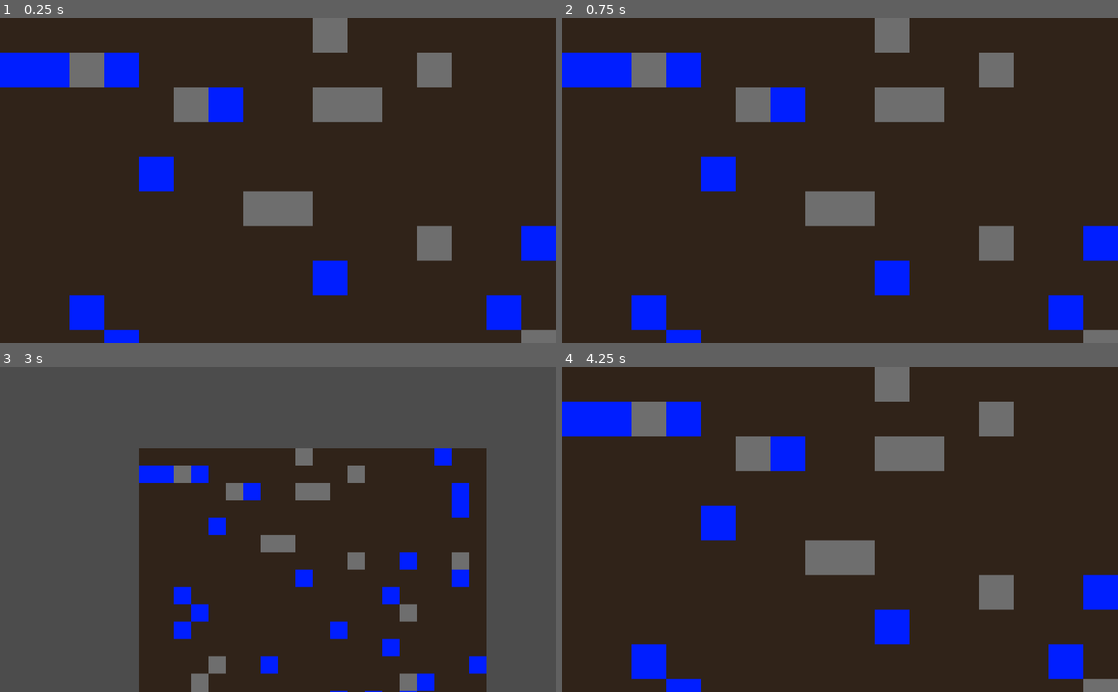
Above: before the commit, frames 1-4 (two rows, left to right).
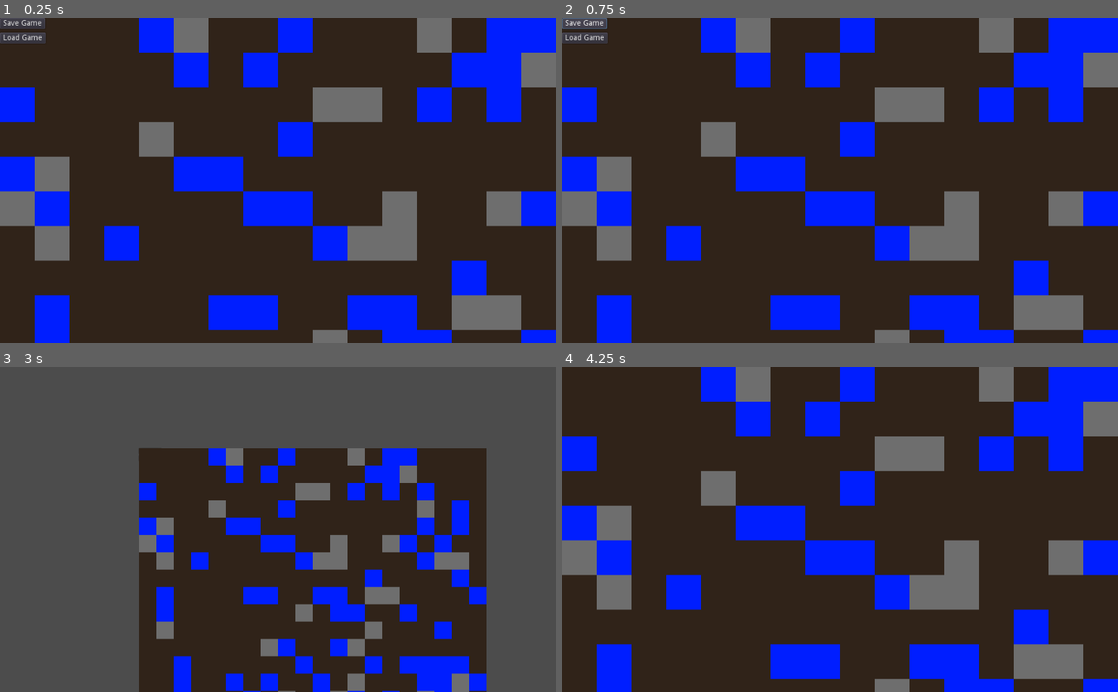
Above: after the commit, the same moments.

Repository: BigAwesome/SpringJam2D
Game: Godot game, scene res://scenes/game.tscn
Two runs of this game, one before a commit and one after it. Both use one fixed random seed, a clock stepped at 60 frames per second and the inputs below.
Inputs (mouse positions are in pixels of both pictures, inside the frame that each line leads up to):
- Up to frame 1 (0.25 s): no input
- Up to frame 2 (0.75 s): click (584, 24) at 0.5 s, where only the run after the commit has a clickable "Save Game"
- Up to frame 3 (3 s): click (22, 386) at 1.25 s, where only the run after the commit has a clickable "Load Game"; move the mouse to (400, 513) at 2.02 s; right-click (400, 513) at 2.1 s; click (400, 513) at 2.17 s; move the mouse to (166, 545) at 2.77 s; tap Mouse wheel down (mouse_wheel_down) at 2.85 s; click (166, 545) at 2.92 s
- Up to frame 4 (4.25 s): move the mouse to (895, 458) at 3.52 s; tap Mouse wheel up (mouse_wheel_up) at 3.6 s; click (895, 458) at 3.67 s

The runs differ from the first frame. In frame 1, 38% of the frame differs, in the area x 0-100%, y 0-100%; in frame 2, 38%; in frame 3, 17%; in frame 4, 37%.

Commit message:
basic map save feature

Diff:
--- a/nodes/map.tscn
+++ b/nodes/map.tscn
@@ -48,9 +48,8 @@
 2/z_index = 0
 
 [node name="Map" type="Node2D"]
+script = ExtResource( 1 )
 
 [node name="TileMap" type="TileMap" parent="."]
 tile_set = SubResource( 1 )
 format = 1
-script = ExtResource( 1 )
-difficulty = [ 3, 94, 3 ]
--- /dev/null
+++ b/nodes/menus/pause_menu.tscn
@@ -0,0 +1,22 @@
+[gd_scene load_steps=2 format=2]
+
+[ext_resource path="res://scripts/menus/pause_menu.gd" type="Script" id=1]
+
+[node name="PauseMenu" type="Control"]
+anchor_right = 1.0
+anchor_bottom = 1.0
+script = ExtResource( 1 )
+
+[node name="SaveButton" type="Button" parent="."]
+margin_right = 12.0
+margin_bottom = 20.0
+text = "Save Game"
+
+[node name="LoadButton" type="Button" parent="."]
+margin_top = 27.0
+margin_right = 84.0
+margin_bottom = 47.0
+text = "Load Game"
+
+[connection signal="button_down" from="SaveButton" to="." method="_on_SaveButton_button_down"]
+[connection signal="button_down" from="LoadButton" to="." method="_on_LoadButton_button_down"]
--- a/scenes/game.tscn
+++ b/scenes/game.tscn
@@ -1,12 +1,17 @@
-[gd_scene load_steps=3 format=2]
+[gd_scene load_steps=5 format=2]
 
 [ext_resource path="res://scripts/main_camera.gd" type="Script" id=1]
 [ext_resource path="res://nodes/map.tscn" type="PackedScene" id=2]
+[ext_resource path="res://scripts/game.gd" type="Script" id=3]
+[ext_resource path="res://nodes/menus/pause_menu.tscn" type="PackedScene" id=4]
 
 [node name="Game" type="Node2D"]
+script = ExtResource( 3 )
 
-[node name="Map" parent="." instance=ExtResource( 2 )]
+[node name="Map" parent="." groups=["Persist"] instance=ExtResource( 2 )]
 
 [node name="Camera2D" type="Camera2D" parent="."]
 position = Vector2( 512, 300 )
 script = ExtResource( 1 )
+
+[node name="PauseMenu" parent="." instance=ExtResource( 4 )]
--- /dev/null
+++ b/scripts/game.gd
@@ -0,0 +1,51 @@
+extends Node2D
+
+
+# Declare member variables here. Examples:
+# var a = 2
+# var b = "text"
+
+
+# Called when the node enters the scene tree for the first time.
+func _ready():
+	pass # Replace with function body.
+
+func save_game():
+	var save_game = File.new()
+	save_game.open("user://savegame.save", File.WRITE)
+	var save_nodes = get_tree().get_nodes_in_group("Persist")
+	for i in save_nodes:
+		var node_data = i.call("save");
+		save_game.store_line(to_json(node_data))
+	save_game.close()
+
+func load_game():
+	var save_game = File.new()
+	if not save_game.file_exists("user://savegame.save"):
+		return # Error! We don't have a save to load.
+
+	# We need to revert the game state so we're not cloning objects
+	# during loading. This will vary wildly depending on the needs of a
+	# project, so take care with this step.
+	# For our example, we will accomplish this by deleting saveable objects.
+	var save_nodes = get_tree().get_nodes_in_group("Persist")
+	for i in save_nodes:
+		i.queue_free()
+
+	# Load the file line by line and process that dictionary to restore
+	# the object it represents.
+	save_game.open("user://savegame.save", File.READ)
+	while not save_game.eof_reached():
+		var current_line = parse_json(save_game.get_line())
+		if(current_line == null):
+			continue
+		# Firstly, we need to create the object and add it to the tree and set its position.
+		var new_object = load(current_line["filename"]).instance()
+		get_node(current_line["parent"]).add_child(new_object)
+		new_object.position = Vector2(current_line["pos_x"], current_line["pos_y"])
+		# Now we set the remaining variables.
+		for i in current_line.keys():
+			if i == "filename" or i == "parent" or i == "pos_x" or i == "pos_y":
+				continue
+			new_object.set(i, current_line[i])
+	save_game.close()
--- a/scripts/map.gd
+++ b/scripts/map.gd
@@ -1,13 +1,15 @@
-extends TileMap
+extends Node2D
 
 
 # Declare member variables here. Examples:
 export var width = 20
 export var height = 50
 export var difficulty = [10, 80, 10]
+onready var tile_map = get_node("TileMap")
 var rocks = []
 var earth = []
 var water = []
+var tiles = [] setget set_tiles, get_tiles
 
 
 # Called when the node enters the scene tree for the first time.
@@ -17,6 +19,7 @@
 
 func _generate():
 
+	randomize()
 	for x in range(width):
 		for y in range(height):
 			var type = randi() % 100
@@ -29,4 +32,29 @@
 				earth.append([x,y])
 			elif(type == 2):
 				water.append([x,y])
-			set_cell(x,y,type)
+			tile_map.set_cell(x,y,type)
+
+func set_tiles(tiles):
+	var i = 0
+	for x in range(width):
+		for y in range(height):
+			tile_map.set_cell(x,y,tiles[i])
+			i = i + 1
+
+func get_tiles ():
+	return tiles
+func save():
+
+	for x in range(width):
+		for y in range(height):
+			tiles.append(tile_map.get_cell(x,y))
+	var save_dict = {
+		"filename" : get_filename(),
+		"parent" : get_parent().get_path(),
+		"pos_x" : position.x, # Vector2 is not supported by JSON
+		"pos_y" : position.y,
+		"width": width,
+		"height": height,
+		"tiles": tiles
+	}
+	return save_dict
--- /dev/null
+++ b/scripts/menus/pause_menu.gd
@@ -0,0 +1,24 @@
+extends Control
+
+
+# Declare member variables here. Examples:
+# var a = 2
+# var b = "text"
+onready var game = get_node("..")
+
+# Called when the node enters the scene tree for the first time.
+func _ready():
+	pass # Replace with function body.
+
+
+# Called every frame. 'delta' is the elapsed time since the previous frame.
+#func _process(delta):
+#	pass
+
+
+func _on_SaveButton_button_down():
+	game.save_game()
+
+
+func _on_LoadButton_button_down():
+	game.load_game()
